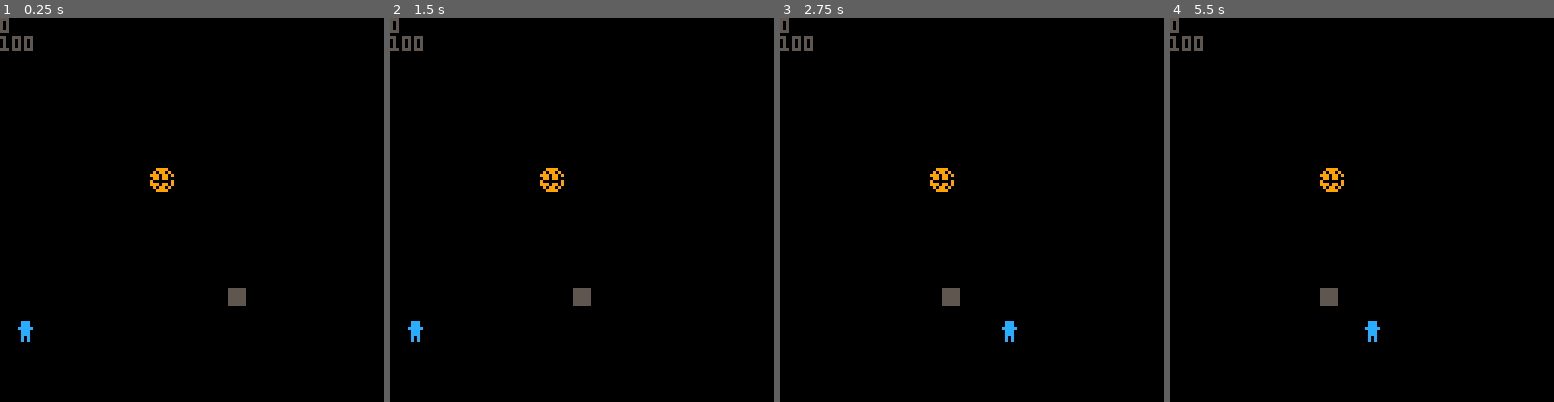
Above: before the commit, frames 1-4 (left to right).
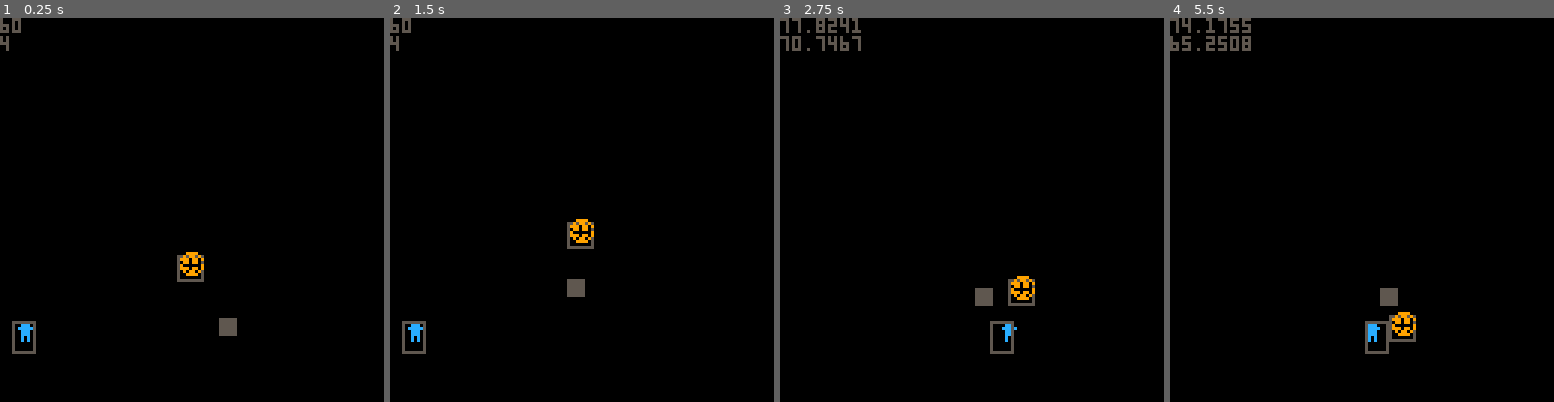
Above: after the commit, the same moments.

Repository: thoughtlesslabs/rejected
Game: PICO-8 cartridge rejected.p8
Two runs of this game, one before a commit and one after it. Both use one fixed random seed, a clock stepped at 60 frames per second and the inputs below.
Inputs:
- Up to frame 1 (0.25 s): no input
- Up to frame 2 (1.5 s): no input
- Up to frame 3 (2.75 s): hold Right 1.6-2.1 s; hold Up 2.15-2.42 s; hold Right from 2.47 s (still down)
- Up to frame 4 (5.5 s): release Right at 3.03 s; hold Left 3.08-3.58 s; hold Down 3.63-3.97 s; hold Right 4.02-4.68 s; hold Up 4.73-5.03 s; hold Left from 5.08 s (still down)

The runs differ from the first frame. In frame 1, 1.5% of the frame differs, in the area x 0-65%, y 0-88%; in frame 2, 1.4%; in frame 3, 1.9%; in frame 4, 2.0%.

Commit message:
Adding hitboxes and some ball phsyiscs

Diff:
--- a/rejected.p8
+++ b/rejected.p8
@@ -13,7 +13,7 @@
 		name="you",x=5,y=60,dx=0,dy=0}
 
 	ball={
-		x=50,y=10,dx=0,dy=0}
+		x=60,y=10,dx=0,dy=0}
 
 	gravity = 0.9
 	friction = 0.6
@@ -29,10 +29,12 @@
 
 function _draw()
 	cls()
-	print(player.dy)
-	print(player.y)
+	print(nextx)
+	print(hitboxx)
 	spr(1,player.x,player.y)
 	rectfill(comp[current].x,comp[current].y,comp[current].x+5,comp[current].y+5,5)
+	rect(hitboxx,hitboxy,hitboxx+7,hitboxy+10,5)
+	rect(ballhbx,ballhby,ballhbx+8,ballhby+8,5)
 	spr(17,ball.x,ball.y)
 end
 
@@ -42,6 +44,9 @@
 	if btnp(2) then player.dy-=10 end
 	if btn(3) then player.dy+=1 end
 
+	hitboxy = player.y+1
+	hitboxx = player.x-1
+
 	player.dx *= friction
 	player.dy += gravity
 
@@ -61,7 +67,7 @@
 function moveai(cx,cy)
 	local speed,angle,ccx,ccy
 	co = comp[current]
-	speed = 0.5
+	speed = 1
 
 	ccx = cx - co.x
 	ccy = cy - co.y
@@ -69,34 +75,56 @@
 	angle = atan2(ccx,ccy)
 
 	co.x += cos(angle)*speed
-	if ccy < 50 and not jumping then
+	if abs(ccy) < 10 and abs(ccx) < 10 and not jumping then
+		co.dy -= 5
+		co.y += sin(angle)*speed
 		jumping = true
-		co.dy -=1
-  co.y += sin(angle)*speed
 	end
 
 	co.dy += gravity
 	co.y += co.dy
-	co.x = mid(0,co.x,90)
-	co.y = mid(0,co.y,90)
+	co.x = mid(0,co.x,100)
+	co.y = mid(0,co.y,100)
 
 	if co.y >=100 then
 		co.dy = 0
+		jumping = false
 	end
+
 end
 
 function moveball()
+ ball.dx *= 0.9
  ball.dy += gravity
 
 	ball.x += ball.dx
 	ball.y += ball.dy
 
-	ball.x = mid(0,ball.x,50)
-	ball.y = mid(0,ball.y,50)
+	-- hitbox visual for testing
+	ballhbx = ball.x-1
+	ballhby = ball.y+1
 
-	if ball.y >=100 then
-		ball.dy -= ball.dy
+	nextx = ball.x
+	nexty = ball.y
+
+	if flr(nextx) == flr(hitboxx) then
+		ball.dx += 2
+		ball.dy += 2
 	end
+
+	if nexty >=100 then
+		ball.dy = -ball.dy*0.95
+	end
+	if nextx <=0 or nextx >=100 then
+		ball.dx =  -ball.dx
+	end
+
+
+
+	ball.x = mid(0,ball.x,100)
+	ball.y = mid(0,ball.y,100)
+
+
 end
 __gfx__
 00000000000000000000000000000000000000000000000000000000000000000000000000000000000000000000000000000000000000000000000000000000
